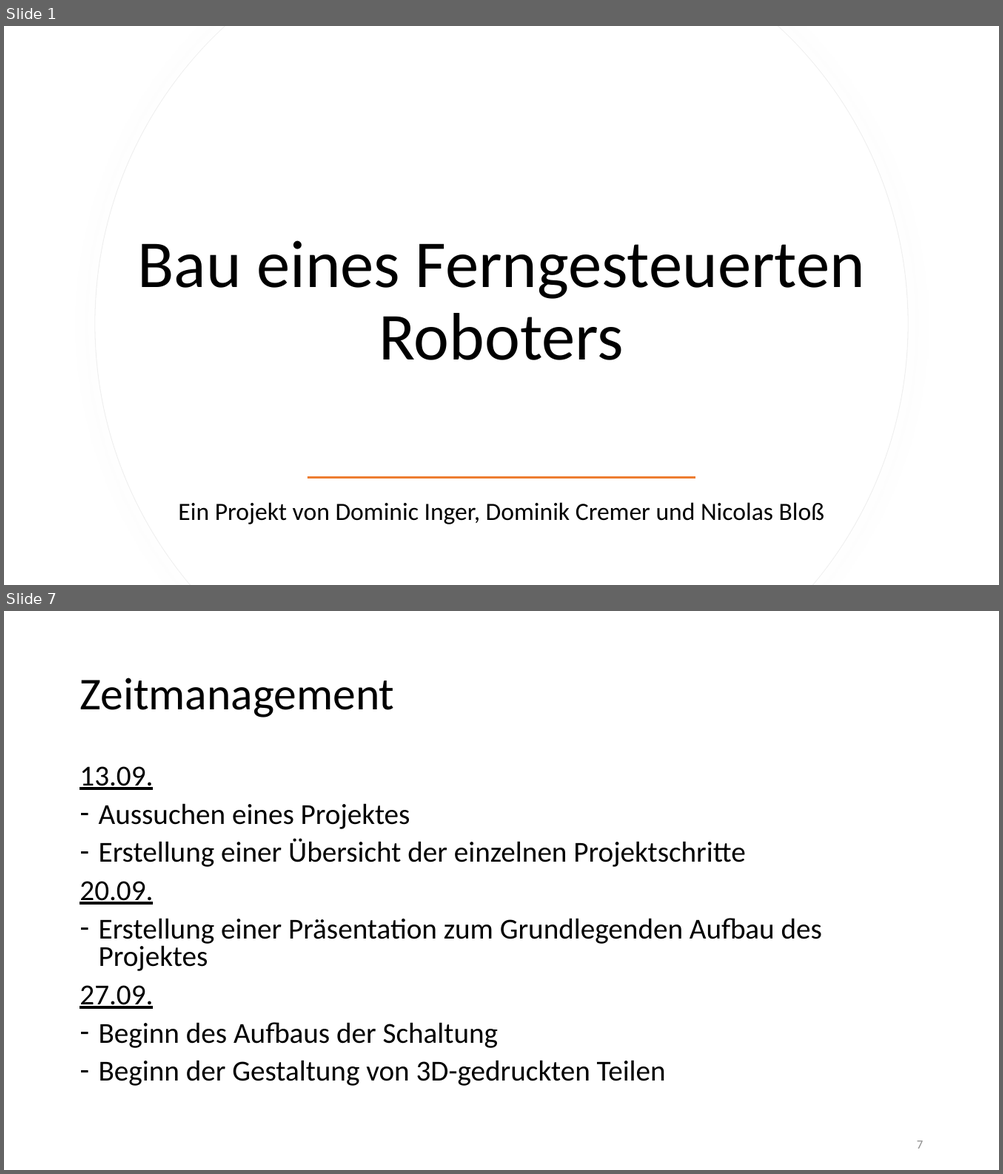
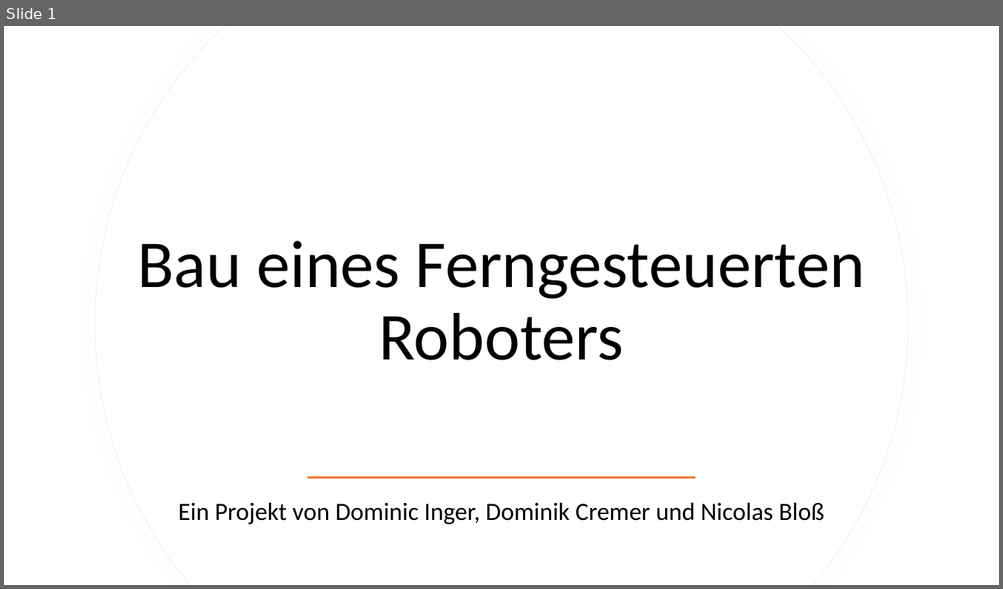
Before and after one commit to DominikCrm/Robotic, a slide deck: Ferngesteuerter Roboter.pptx. Shown one above the other, each under a label of ours: slides 1 and 7 before the commit, slide 1 after it; the slides between them are not shown. The pictures are 1003x1174 and 1003x589 pixels, drawn with LibreOffice and Linux fonts; fonts in the diff are those of the drawing. Boxes give left, top, right and bottom in pixels: in the first picture for what was removed or moved away, otherwise in the second. Text is boxed around its words. In the diff, an @@ line names an element or a change of style, - is before the commit and + after.

```diff
--- a/Ferngesteuerter Roboter.pptx
+++ b/Ferngesteuerter Roboter.pptx
@@ slide 7 removed at [4, 611, 999, 1170], background #FFFFFF @@
@@ title removed at [79, 678, 394, 718] @@
-Zeitmanagement
@@ text removed at [79, 766, 822, 1086] @@
-13.09.
-– Aussuchen eines Projektes
-– Erstellung einer Übersicht der einzelnen Projektschritte
-20.09.
-– Erstellung einer Präsentation zum Grundlegenden Aufbau des Projektes
-27.09.
-– Beginn des Aufbaus der Schaltung
-– Beginn der Gestaltung von 3D-gedruckten Teilen
@@ page number removed at [916, 1141, 922, 1149] @@
-7
```
Also in this commit, not shown: 3 slides changed, 6 slides added, 3 other slides removed.
